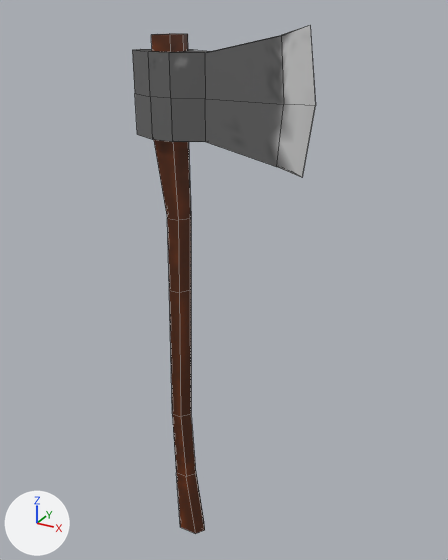
The FBX model models/Saunaaxe/saunaaxe.fbx, before and after one commit.
One viewpoint serves both versions: a camera (50 mm lens) standing at (8.55, -13.23, 10.45) and looking at (1.15, 0.23, 3.73). The lights are fixed; the arrows at lower left show +X, +Y and +Z. Mesh edges are drawn as thin lines. Where no turn or scale is listed for an object, it has been applied to the vertices.
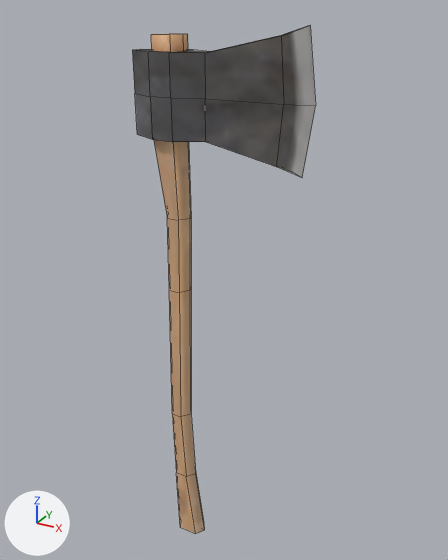
Where the change shows, as pixel boxes (x1, y1, x2, y2) in the pictures (448 x 560 px):
'Plane', surface changed, reshaped
    both: (132, 25, 316, 534)
part 1 of me_plane, cut back
    before: (302, 26, 316, 178)
part 2 of me_plane, surface changed
    both: (132, 25, 315, 534)

Edits to the bpy script that builds the scene:
```text
Add img_axebasetexture_png:
    img_axebasetexture_png = load_image('axebasetexture.png', 'axebasetexture.png', 128, 128, 'sRGB')
Change mat_axecolor:
    mat_axecolor.texture: img_axepixelcolor_png -> img_axebasetexture_png  # not seen -> with its transparency
Change me_plane:
    used by ob_plane; location = (0.0, -0.1, 8.52)
    remove me_plane.from_pydata(...)  # 98 vertices, 96 faces; spans x -1.0..3.7, y -0.7..0.4, z -13.5..1.6
    add me_plane.from_pydata(...)  # 92 vertices, 92 faces; spans x -1.0..3.7, y -0.7..0.4, z -13.5..1.6
    me_plane part 1
    6 vertices are removed from x 3.4..3.7, y -0.2..-0.1, z -1.6..1.6
    10 faces are deleted
    6 new faces join them
    me_plane part 2: 86 kept faces spanning x -1.0..3.7, y -0.7..0.4, z -13.5..1.6 get new texture (UV) coordinates
```
